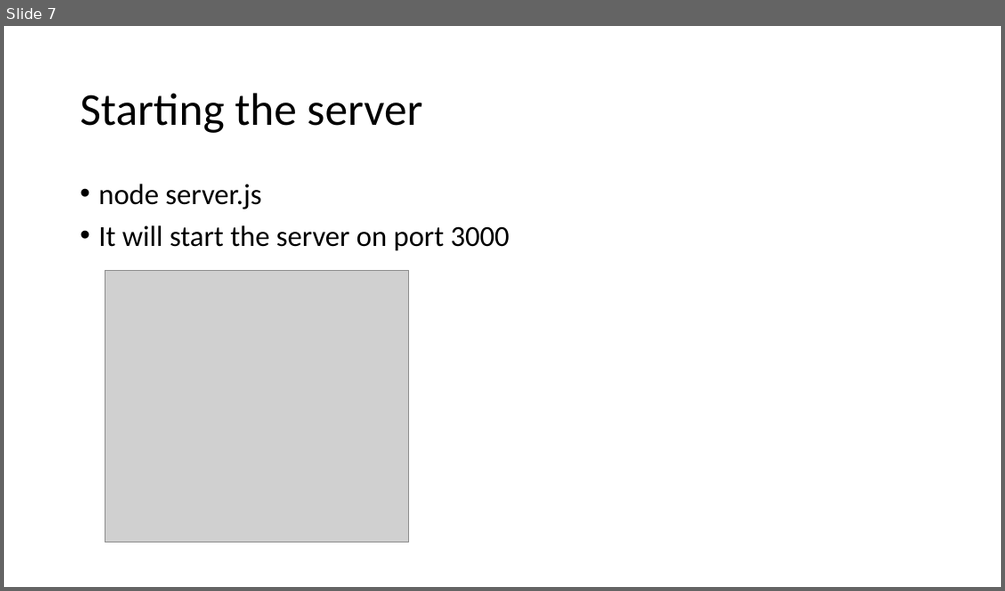
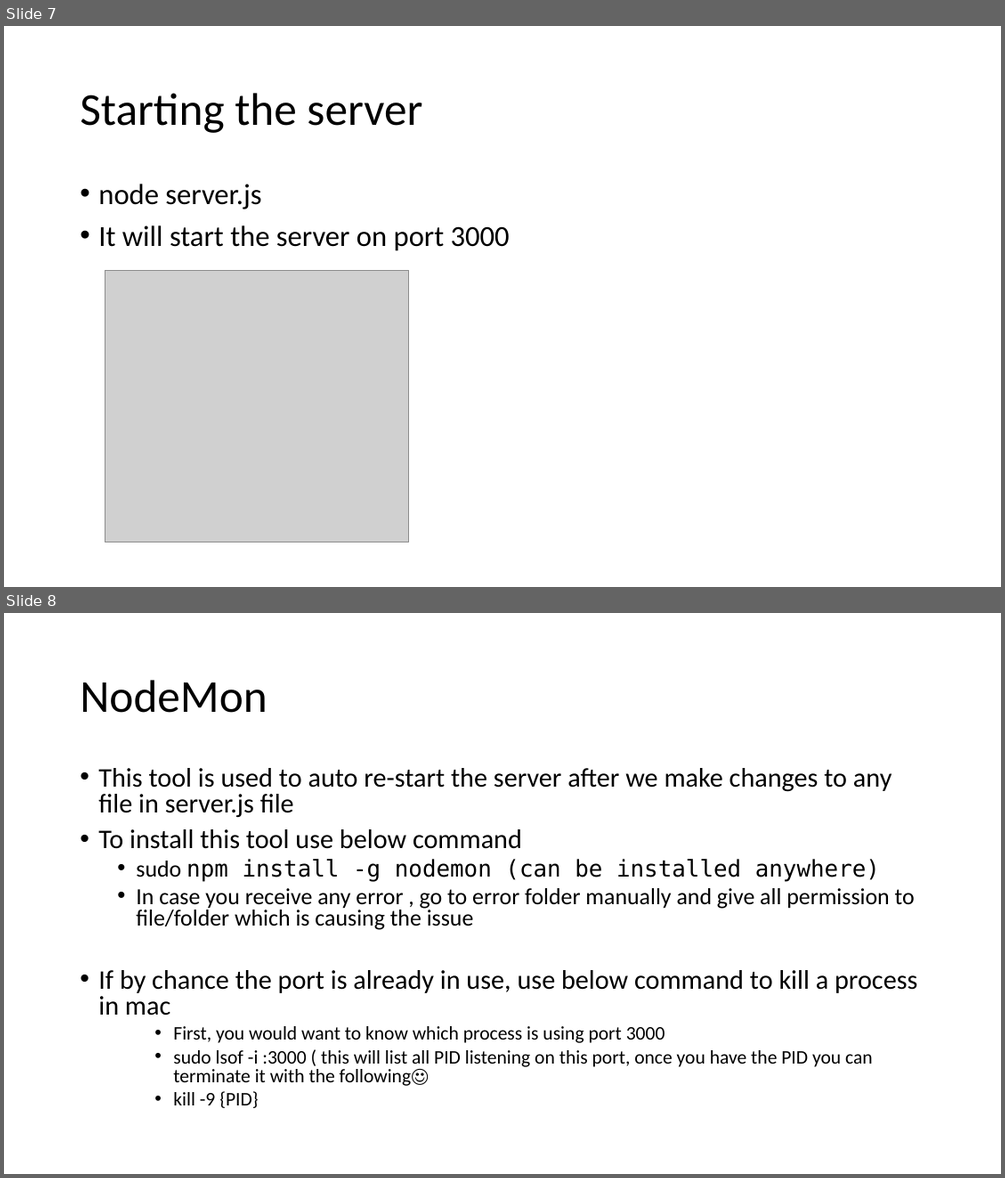
Before and after one commit to aroranishant8/WebDevelopment, a slide deck: Presentations/Section19_ExpressJs.pptx. Shown one above the other, each under a label of ours: slide 7 before the commit, slides 7 and 8 after it. The pictures are 1005x591 and 1005x1178 pixels, drawn with LibreOffice and Linux fonts; fonts in the diff are those of the drawing; grey boxes stand for pictures. Boxes give left, top, right and bottom in pixels: in the first picture for what was removed or moved away, otherwise in the second. Text is boxed around its words. In the diff, an @@ line names an element or a change of style, - is before the commit and + after.

```diff
--- a/Presentations/Section19_ExpressJs.pptx
+++ b/Presentations/Section19_ExpressJs.pptx
@@ slide 8 added at <box>4,613,1001,1174</box>, background #FFFFFF @@
@@ title added at <box>80,680,267,713</box>, 44 pt, text #000000 @@
+NodeMon
@@ text added at <box>98,768,917,1108</box>, 25.9 pt, text #000000 @@
+• This tool is used to auto re-start the server after we make changes to any file in server.js file
+• To install this tool use below command
+  • sudo npm install -g nodemon (can be installed anywhere)
+  • In case you receive any error , go to error folder manually and give all permission to file/folder which is causing the issue
+• If by chance the port is already in use, use below command to kill a process in mac
+    • First, you would want to know which process is using port 3000
+    • sudo lsof -i :3000 ( this will list all PID listening on this port, once you have the PID you can terminate it with the following☺
+    • kill -9 {PID}
```
Also in this commit, not shown: 1 other slide added, 5 other files.
